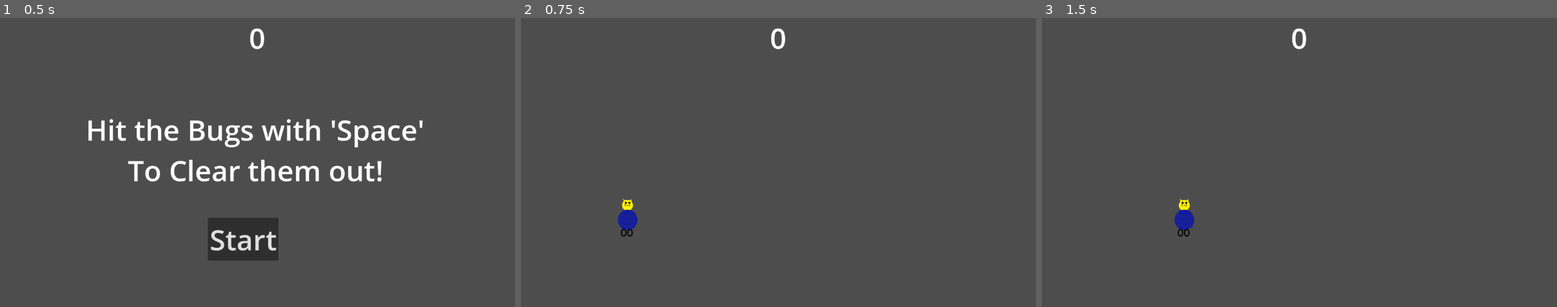
Above: before the commit, frames 1-3 (left to right).
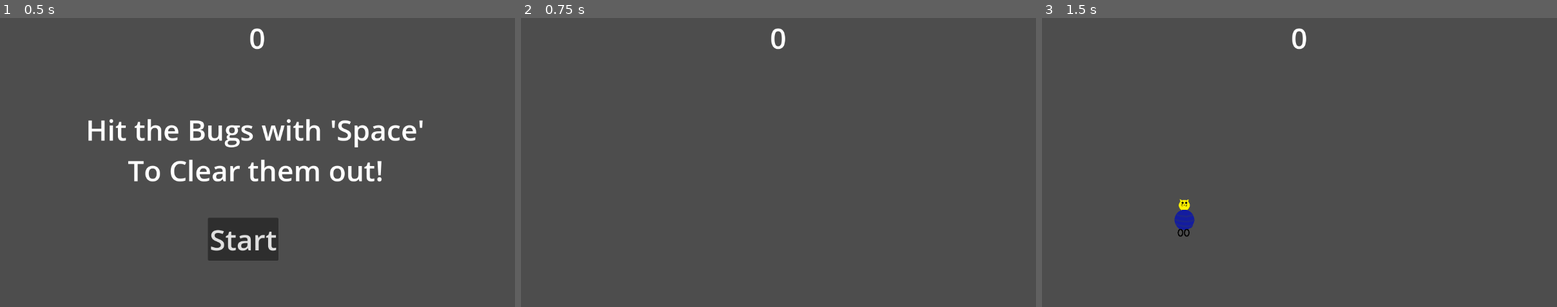
Above: after the commit, the same moments.

Repository: Josh40AU/SpaceCatParty
Game: Godot game, scene res://bug_squasher.tscn
The game is run twice, just before and just after one commit, with the same random seed, the same clock (stepped at 60 frames per second) and the same inputs.
Inputs:
- Up to frame 1 (0.5 s): no input
- Up to frame 2 (0.75 s): click "Start" at 0.5 s
- Up to frame 3 (1.5 s): tap Enter at 1.25 s; hold D (move_right) from 1.28 s (still down); tap Space (player_action) at 1.35 s

Frame 1 is identical in both runs. In frame 2, 0.3% of the frame differs, in the area x 18-23%, y 62-76%; in frame 3, nothing differs.

Commit message:
reorganized assets, added keyboard sound effect on hit

Diff:
--- a/HUD.gd
+++ b/HUD.gd
@@ -11,7 +11,7 @@
 	show_message('Game Over!')
 	await $MessageTimer.timeout
 
-	$Message.text = "Hit the Bugs with 'Space'\nto Clear them out!"
+	$Message.text = "Use the arrow keys to move\nand 'Space' to hit the bugs!"
 	$Message.show()
 	await get_tree().create_timer(1.0).timeout
 	$StartButton.show()
--- a/bug.tscn
+++ b/bug.tscn
@@ -1,8 +1,8 @@
 [gd_scene load_steps=6 format=3 uid="uid://dsurco1hgjaay"]
 
-[ext_resource type="Texture2D" uid="uid://d1rovb58apv74" path="res://art/Bug-walk-1.png" id="1_23ncw"]
 [ext_resource type="Script" path="res://bug.gd" id="1_pkrnr"]
-[ext_resource type="Texture2D" uid="uid://ck0snxu0rd67g" path="res://art/Bug-walk-2.png" id="2_4khyt"]
+[ext_resource type="Texture2D" uid="uid://d1rovb58apv74" path="res://assets/art/Bug-walk-1.png" id="2_10hg7"]
+[ext_resource type="Texture2D" uid="uid://ck0snxu0rd67g" path="res://assets/art/Bug-walk-2.png" id="3_v8wol"]
 
 [sub_resource type="CircleShape2D" id="CircleShape2D_3f4q1"]
 radius = 38.71
@@ -11,10 +11,10 @@
 animations = [{
 "frames": [{
 "duration": 1.0,
-"texture": ExtResource("1_23ncw")
+"texture": ExtResource("2_10hg7")
 }, {
 "duration": 1.0,
-"texture": ExtResource("2_4khyt")
+"texture": ExtResource("3_v8wol")
 }],
 "loop": true,
 "name": &"walk",
--- a/bug_squasher.gd
+++ b/bug_squasher.gd
@@ -54,11 +54,16 @@
 	add_child(mob)
 
 func _on_player_hit(bodies):
-	if !$BugTimer.is_stopped():
-		for body in bodies:
-			score += 1
-			$HUD.update_score(score)
-			remove_child(body)
+	if !$BugTimer.is_stopped() && bodies.size() > 0:
+		player_hit(bodies)
+
+
+func player_hit(bodies):
+	$KeyboardSoundEffect.play()
+	for body in bodies:
+		score += 1
+		$HUD.update_score(score)
+		remove_child(body)
 
 
 func _on_hud_start_game():
--- a/bug_squasher.tscn
+++ b/bug_squasher.tscn
@@ -1,9 +1,10 @@
-[gd_scene load_steps=6 format=3 uid="uid://dx41odpxhv77s"]
+[gd_scene load_steps=7 format=3 uid="uid://dx41odpxhv77s"]
 
 [ext_resource type="PackedScene" uid="uid://bj0yc0ekkm62i" path="res://player.tscn" id="1_csp1f"]
 [ext_resource type="Script" path="res://bug_squasher.gd" id="1_u2k1x"]
 [ext_resource type="PackedScene" uid="uid://dsurco1hgjaay" path="res://bug.tscn" id="2_0fijt"]
 [ext_resource type="PackedScene" uid="uid://dk148vld535qk" path="res://hud.tscn" id="2_2im1j"]
+[ext_resource type="AudioStream" uid="uid://erkxe230foon" path="res://assets/audio/keyboardPress.wav" id="5_dqd35"]
 
 [sub_resource type="Curve2D" id="Curve2D_awtil"]
 _data = {
@@ -40,6 +41,10 @@
 
 [node name="HUD" parent="." instance=ExtResource("2_2im1j")]
 
+[node name="KeyboardSoundEffect" type="AudioStreamPlayer" parent="."]
+stream = ExtResource("5_dqd35")
+volume_db = 1.0
+
 [connection signal="hit" from="Player" to="." method="_on_player_hit"]
 [connection signal="timeout" from="BugTimer" to="." method="_on_bug_timer_timeout"]
 [connection signal="timeout" from="StartTimer" to="." method="_on_start_timer_timeout"]
--- a/player.tscn
+++ b/player.tscn
@@ -1,8 +1,8 @@
 [gd_scene load_steps=6 format=3 uid="uid://bj0yc0ekkm62i"]
 
-[ext_resource type="Texture2D" uid="uid://b2w42hcpe6m75" path="res://art/cat-walk-1.png" id="1_o801f"]
 [ext_resource type="Script" path="res://player.gd" id="1_rqydf"]
-[ext_resource type="Texture2D" uid="uid://cm2o14jrhcf67" path="res://art/cat-walk-2.png" id="2_1mudl"]
+[ext_resource type="Texture2D" uid="uid://b2w42hcpe6m75" path="res://assets/art/cat-walk-1.png" id="2_bpjr5"]
+[ext_resource type="Texture2D" uid="uid://cm2o14jrhcf67" path="res://assets/art/cat-walk-2.png" id="3_go7jb"]
 
 [sub_resource type="SpriteFrames" id="SpriteFrames_rl0cs"]
 animations = [{
@@ -13,10 +13,10 @@
 }, {
 "frames": [{
 "duration": 1.0,
-"texture": ExtResource("1_o801f")
+"texture": ExtResource("2_bpjr5")
 }, {
 "duration": 1.0,
-"texture": ExtResource("2_1mudl")
+"texture": ExtResource("3_go7jb")
 }],
 "loop": true,
 "name": &"walk",
@@ -34,7 +34,7 @@
 [node name="AnimatedSprite2D" type="AnimatedSprite2D" parent="."]
 scale = Vector2(0.5, 0.5)
 sprite_frames = SubResource("SpriteFrames_rl0cs")
-animation = &"walk"
+animation = &"up"
 
 [node name="CollisionShape2D" type="CollisionShape2D" parent="."]
 scale = Vector2(0.5, 0.5)
Not shown, changed: assets/art/Bug-walk-1.jpg.import
Renamed: art/Bug-walk-1.png -> assets/art/Bug-walk-1.png
Not shown, changed: assets/art/Bug-walk-1.png.import
Renamed: art/Bug-walk-2.png -> assets/art/Bug-walk-2.png
Not shown, changed: assets/art/Bug-walk-2.png.import
Renamed: art/cat-walk-1.png -> assets/art/cat-walk-1.png
Not shown, changed: assets/art/cat-walk-1.png.import
Renamed: art/cat-walk-2.png -> assets/art/cat-walk-2.png
Not shown, changed: assets/art/cat-walk-2.png.import
Not shown, added: assets/audio/keyboardPress.wav.import
Not shown, added: assets/audio/keyboardPress.wav
